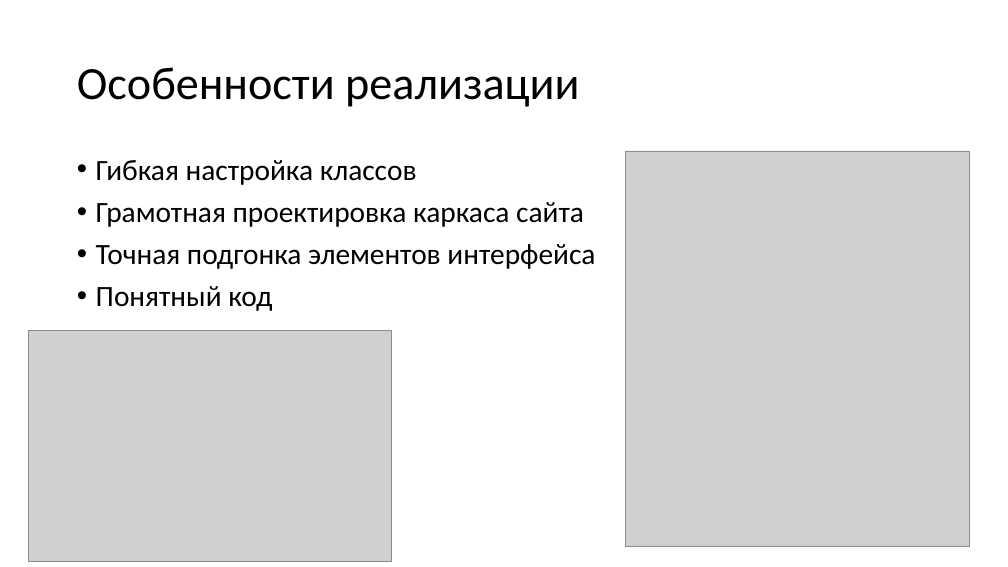
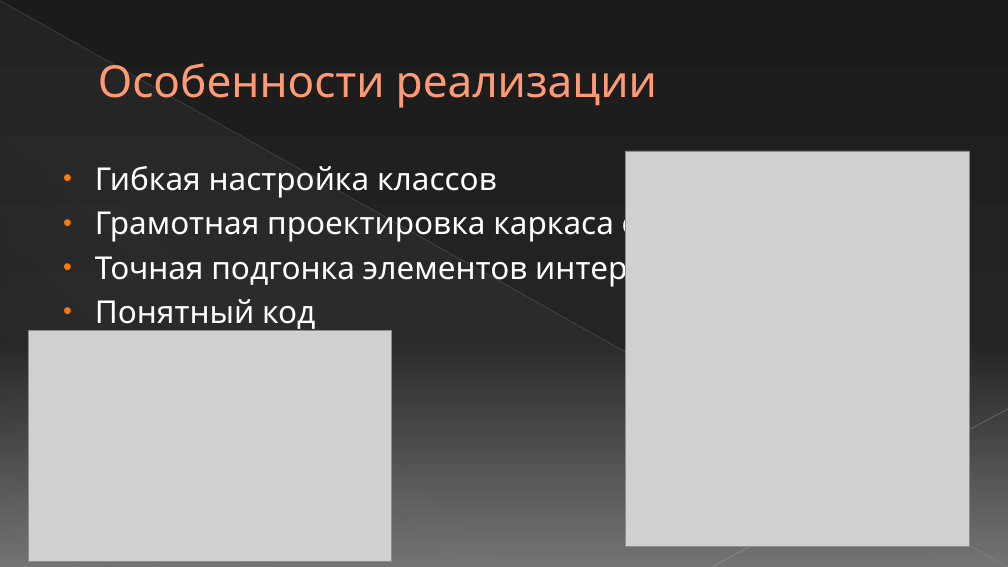
Before and after one commit to nikkitakotik64/ProSpot, a slide deck: slide 4 of presentation/ProSpot.pptx. Drawn at 1008x567 pixels with LibreOffice and Linux fonts; fonts in the diff are those of the drawing; grey boxes stand for pictures. Boxes give left, top, right and bottom in pixels: in the first picture for what was removed or moved away, otherwise in the second. Text is boxed around its words. In the diff, an @@ line names an element or a change of style, - is before the commit and + after.

```diff
--- a/presentation/ProSpot.pptx
+++ b/presentation/ProSpot.pptx
@@ background #FFFFFF to gradient #1C1C1C to #252525 to #737373 @@
@@ line added from (0, 1) to (1007, 566), #B5B5B5 0.39 pt @@
@@ right triangle added at (x1=1, y1=2, x2=1007, y2=567), fill gradient #7F7F7F @@
@@ title "Особенности реализации" moved from (x1=77, y1=67, x2=579, y2=107) to (x1=98, y1=63, x2=657, y2=108) @@
@@ title "Особенности реализации" at (x1=98, y1=63, x2=657, y2=108): size 44 to 42 pt, font Calibri to League Spartan, text colour #000000 to #FF9A75, letter outline none to #B05307 0.5 pt; indent changed; line spacing 0.9 to 1 @@
@@ text "Гибкая настройка классов" at (x1=95, y1=166, x2=721, y2=332): size 28 to 30 pt, font Calibri to League Spartan, text colour #000000 to #FFFFFF; indent changed; line spacing 0.9 to 1; less space between paragraphs @@
@@ line added from (1008, 409) to (713, 566), #BEBEBE 0.47 pt @@
```
Also in this commit, not shown: 7 other slides changed, 1 slide removed, 14 other files.
